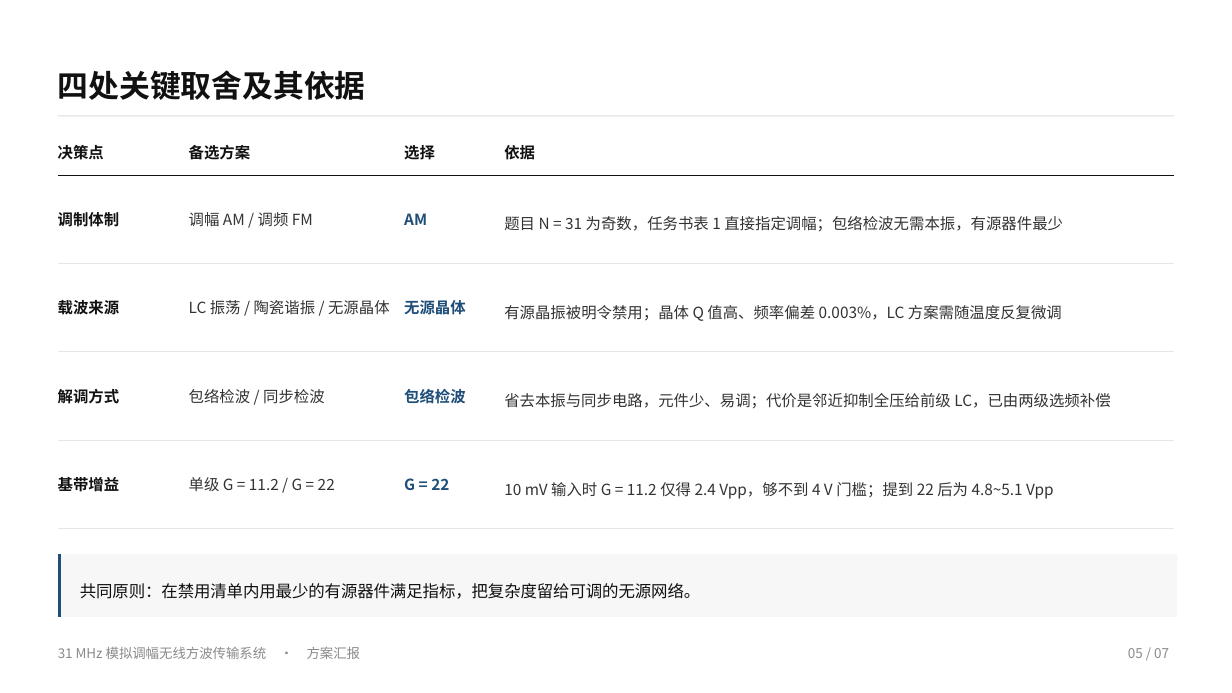
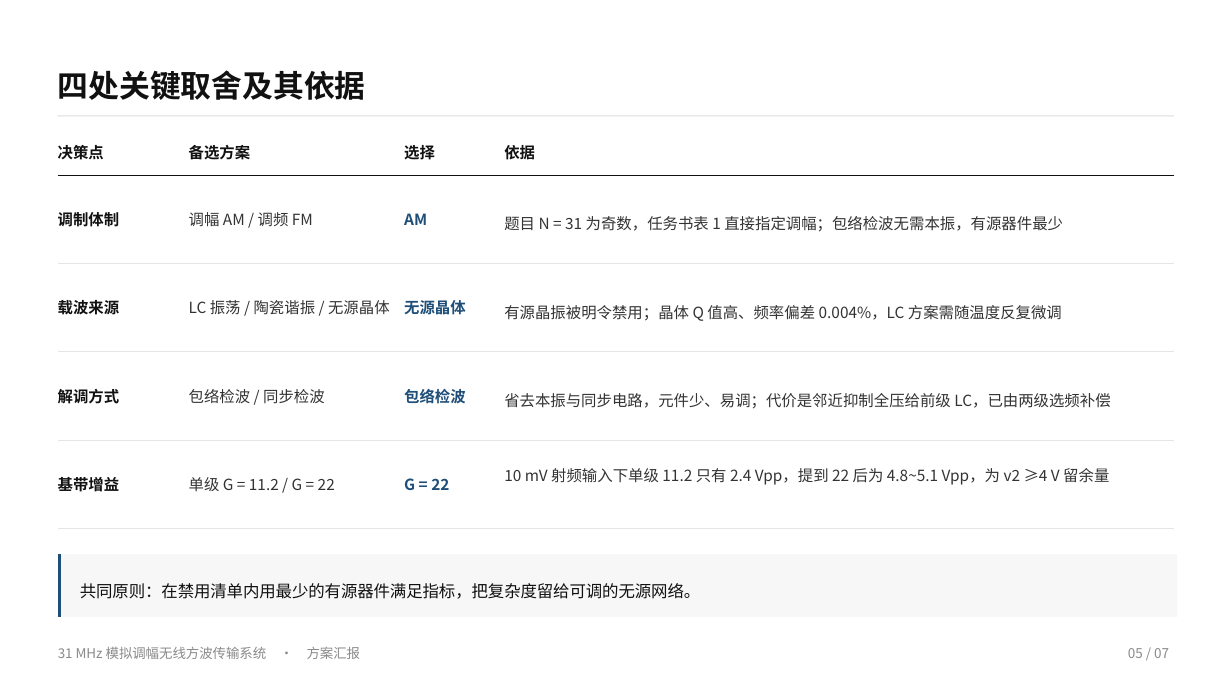
Before and after one commit to Xin-zimu/am-31mhz-circuit, a slide deck: slide 5 of 31MHz无线传输系统_方案汇报/31MHz无线传输系统_方案汇报.pptx. Drawn at 1232x693 pixels with LibreOffice and Linux fonts; fonts in the diff are those of the drawing. Boxes give left, top, right and bottom in pixels: in the first picture for what was removed or moved away, otherwise in the second. Text is boxed around its words. In the diff, an @@ line names an element or a change of style, - is before the commit and + after.

Commit message:
docs(slides): 更新 3 分钟方案汇报讲稿与配图
- 06.slide 扩写，讲稿与配图同步调整
- 新增 figures_src 下 fig_chain/fig_stage/fig_wave 的 SVG 源图
- .cache/media 补入 3 张被引用图片；tmpimg 与 .html 中间产物不入库

```diff
--- a/31MHz无线传输系统_方案汇报/31MHz无线传输系统_方案汇报.pptx
+++ b/31MHz无线传输系统_方案汇报/31MHz无线传输系统_方案汇报.pptx
@@ text at box(504, 305, 1062, 321): text changed @@
-有源晶振被明令禁用；晶体 Q 值高、频率偏差 0.003%，LC 方案需随温度反复微调
+有源晶振被明令禁用；晶体 Q 值高、频率偏差 0.004%，LC 方案需随温度反复微调
@@ text at box(504, 468, 1109, 485): text changed @@
-10 mV 输入时 G = 11.2 仅得 2.4 Vpp，够不到 4 V 门槛；提到 22 后为 4.8~5.1 Vpp
+10 mV 射频输入下单级 11.2 只有 2.4 Vpp，提到 22 后为 4.8~5.1 Vpp，为 v2 ≥4 V 留余量
```
Also in this commit, not shown: 5 other slides changed, 13 other files.
